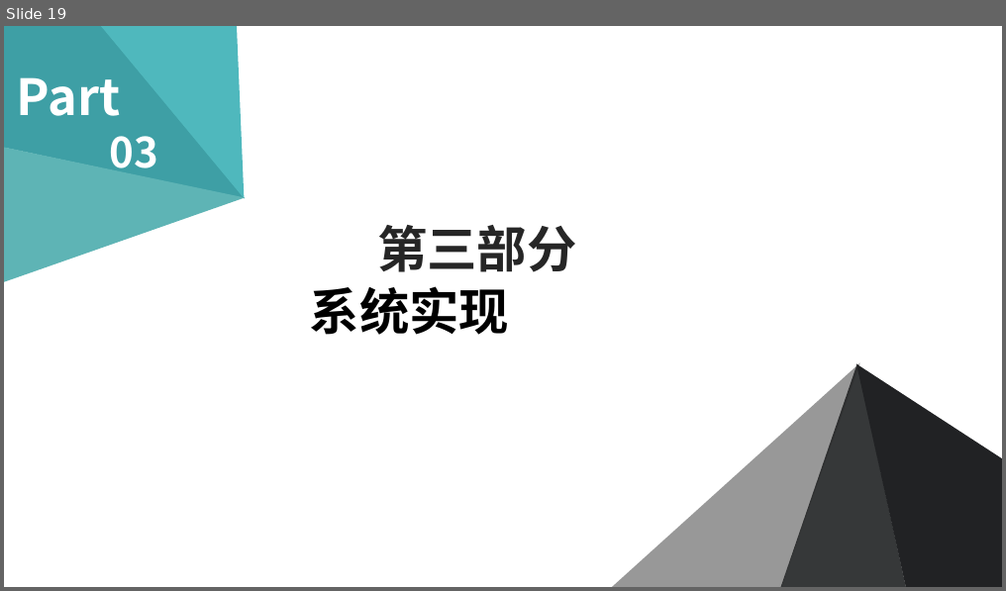
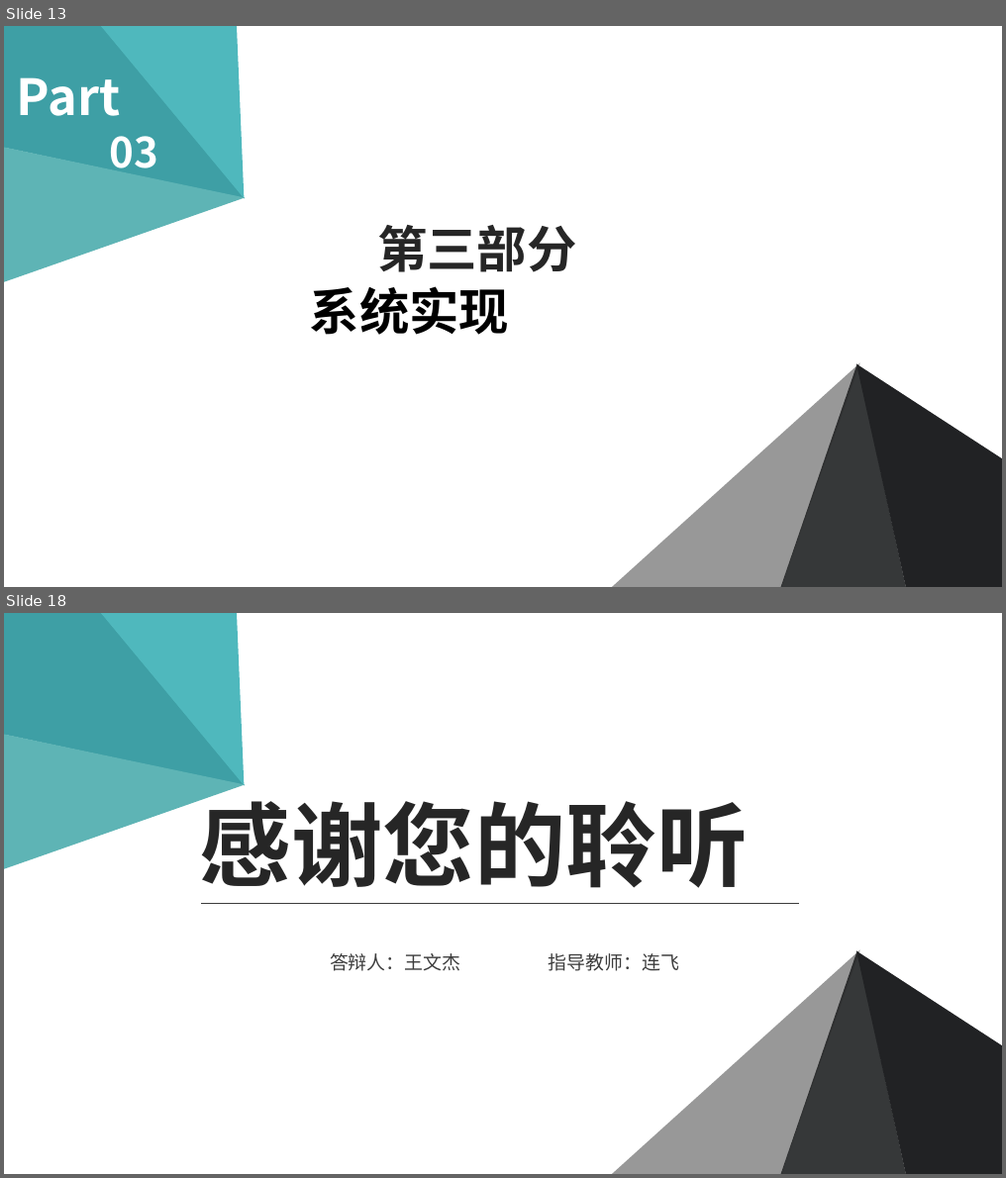
Before and after one commit to cckmit/typora-note, a slide deck: 毕业答辩.pptx. Shown one above the other, each under a label of ours: slide 19 before the commit, slides 13 and 18 after it; the slides between them are not shown. The pictures are 1006x591 and 1006x1178 pixels, drawn with LibreOffice and Linux fonts; fonts in the diff are those of the drawing; background and template pictures are left out. Boxes give left, top, right and bottom in pixels: in the first picture for what was removed or moved away, otherwise in the second. Text is boxed around its words. In the diff, an @@ line names an element or a change of style, - is before the commit and + after.

```diff
--- a/毕业答辩.pptx
+++ b/毕业答辩.pptx
@@ slide 18 added at [4,613,1002,1174], background picture (left out) @@
@@ freeform shape added at [4,613,284,856], fill #3E9FA5 @@
@@ freeform shape added at [98,613,293,812], fill #4FB8BD @@
@@ freeform shape added at [4,717,250,870], fill #5EB4B5 @@
@@ text added at [200,786,748,888], 88 pt, text #262626, bold @@
+感谢您的聆听
@@ line added from (201, 903) to (799, 903), #3C3C3C 0.5 pt @@
@@ freeform shape added at [611,897,860,1174], fill #262626 at 47% opacity @@
@@ freeform shape added at [784,914,1002,1174], fill #212224 @@
@@ text added at [330,954,460,971], 18 pt, text #3C3C3C @@
+答辩人：王文杰
@@ text added at [548,954,679,971], 18 pt, text #3C3C3C @@
+指导教师：连飞
@@ freeform shape added at [780,948,918,1174], fill #363839 @@
@@ what was slide 19 is now slide 13 @@
```
Also in this commit, not shown: 8 slides changed, 4 other slides added, 7 slides removed.
